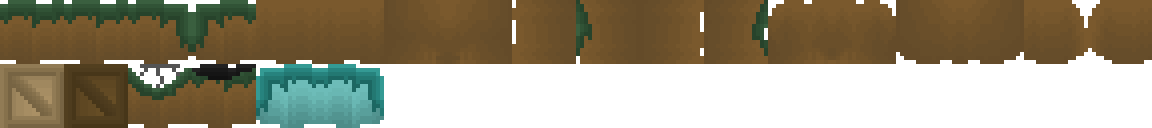
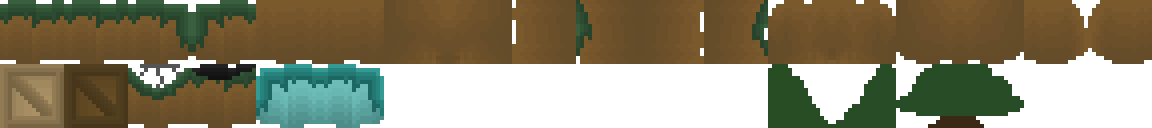
Layer changes from the first w=1152, h=128 image to the second:
painted on "Layer 6" over (768, 64, 1024, 128)
